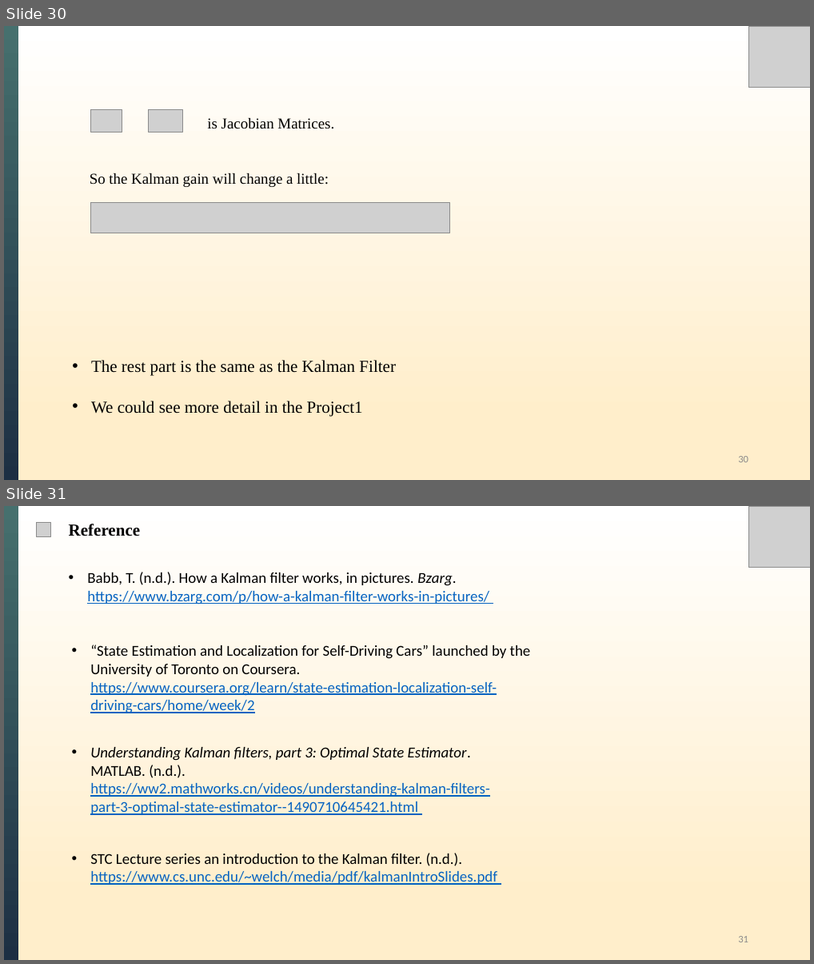
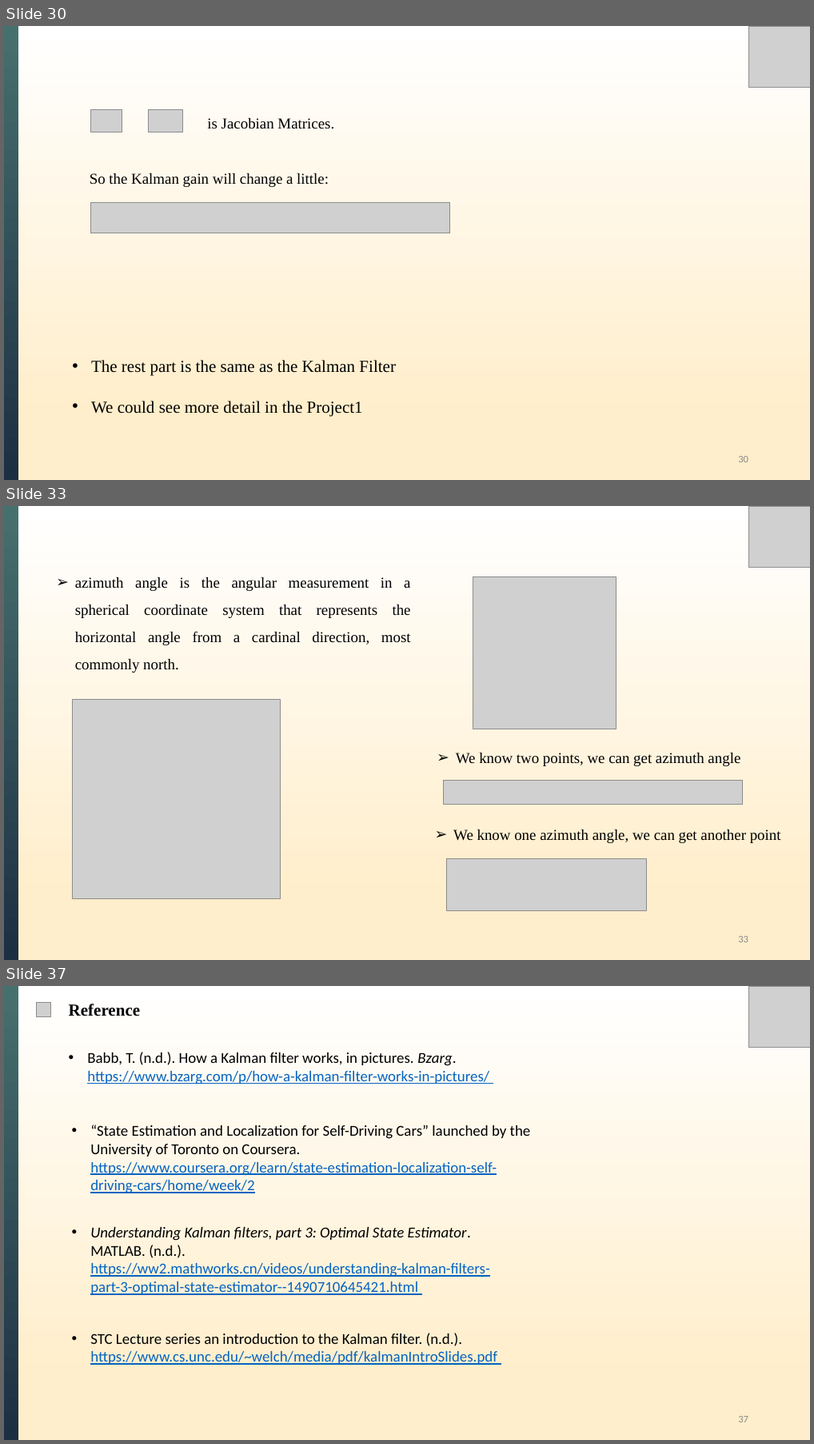
Before and after one commit to XiongWT1024/self-study-2024, a slide deck: Kalman Filter/Kalman Filters_Slide.pptx. Shown one above the other, each under a label of ours: slides 30 and 31 before the commit, slides 30, 33 and 37 after it; the slides between them are not shown. The pictures are 814x964 and 814x1444 pixels, drawn with LibreOffice and Linux fonts; fonts in the diff are those of the drawing; grey boxes stand for pictures. Boxes give left, top, right and bottom in pixels: in the first picture for what was removed or moved away, otherwise in the second. Text is boxed around its words. In the diff, an @@ line names an element or a change of style, - is before the commit and + after.

```diff
--- a/Kalman Filter/Kalman Filters_Slide.pptx
+++ b/Kalman Filter/Kalman Filters_Slide.pptx
@@ slide 33 added at [4, 506, 810, 960], background gradient #FFEECB to #FFFFFF @@
@@ rectangle added at [4, 506, 18, 960], fill gradient #46706E to #1C2F43 @@
@@ picture added at [750, 506, 810, 567] @@
@@ text added at [75, 577, 411, 672], 18 pt, text #000000 @@
+➢ azimuth angle is the angular measurement in a spherical coordinate system that represents the horizontal angle from a cardinal direction, most commonly north.
@@ picture added at [474, 576, 616, 728] @@
@@ picture added at [73, 699, 281, 899] @@
@@ text added at [456, 752, 741, 766], 18 pt, text #000000 @@
+➢ We know two points, we can get azimuth angle
@@ picture added at [443, 780, 742, 804] @@
@@ text added at [454, 829, 782, 843], 18 pt, text #000000 @@
+➢ We know one azimuth angle, we can get another point
@@ picture added at [447, 858, 647, 910] @@
@@ page number added at [738, 936, 749, 942], 12 pt, text #8C8C8C @@
+33
@@ what was slide 31 is now slide 37 @@
@@ page number at [738, 1416, 749, 1422]: text changed @@
-31
+37
```
Also in this commit, not shown: 5 other slides added, 8 other files.
